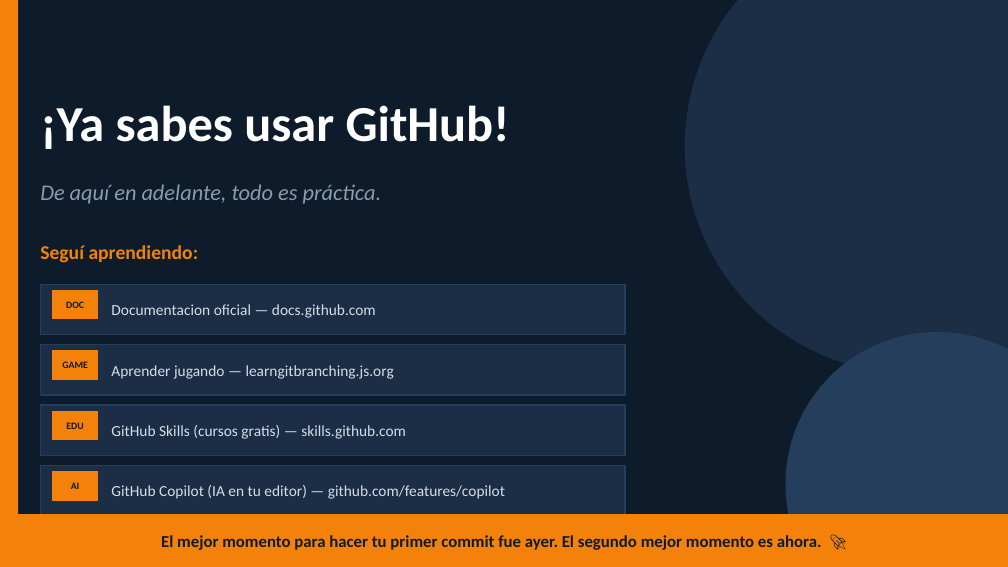
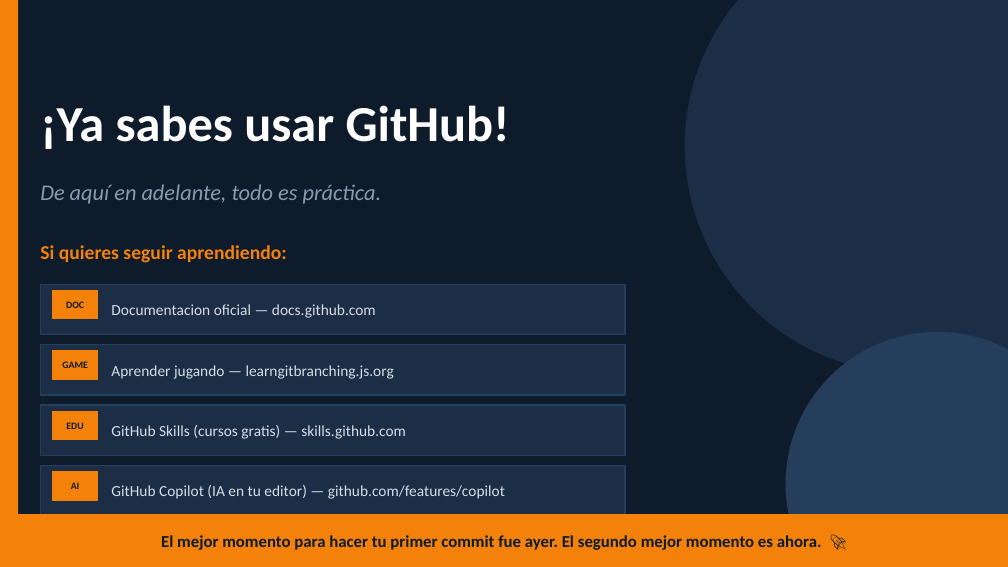
Before and after one commit to jqvargas/Clase_CCGUC, a slide deck: slide 16 of github_clase_CCGUC.pptx. Drawn at 1008x567 pixels with LibreOffice and Linux fonts; fonts in the diff are those of the drawing. Boxes give left, top, right and bottom in pixels: in the first picture for what was removed or moved away, otherwise in the second. Text is boxed around its words. In the diff, an @@ line names an element or a change of style, - is before the commit and + after.

```diff
--- a/github_clase_CCGUC.pptx
+++ b/github_clase_CCGUC.pptx
@@ text at bbox=[40, 245, 287, 263]: text changed @@
-Seguí aprendiendo:
+Si quieres seguir aprendiendo:
```
Also in this commit, not shown: 3 other slides changed.
